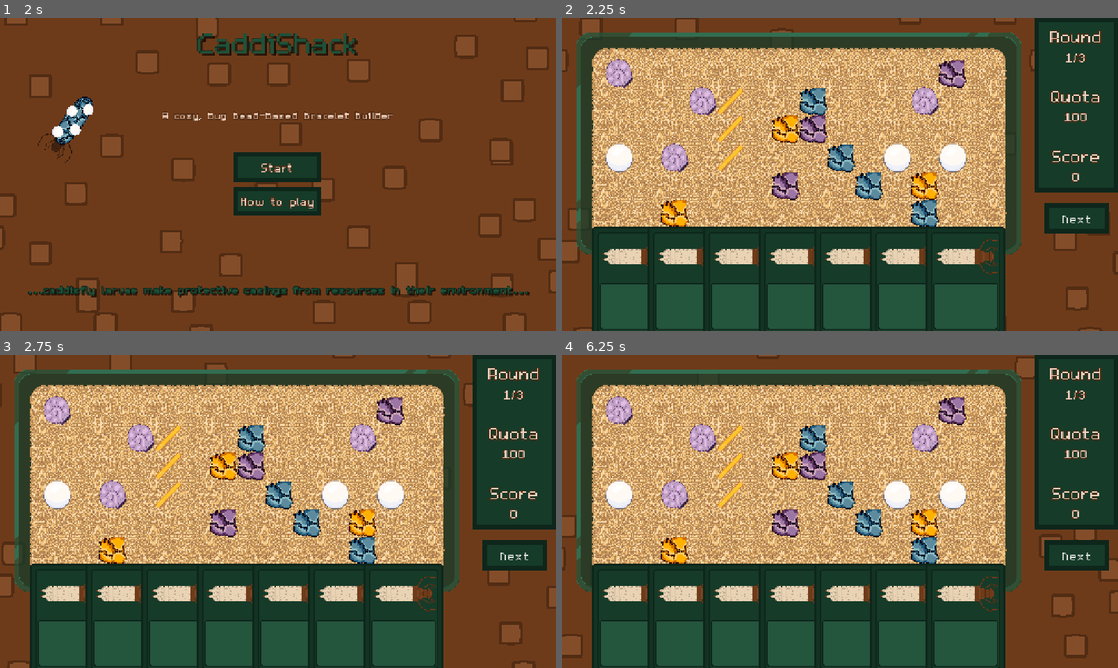
Above: before the commit, frames 1-4 (two rows, left to right).
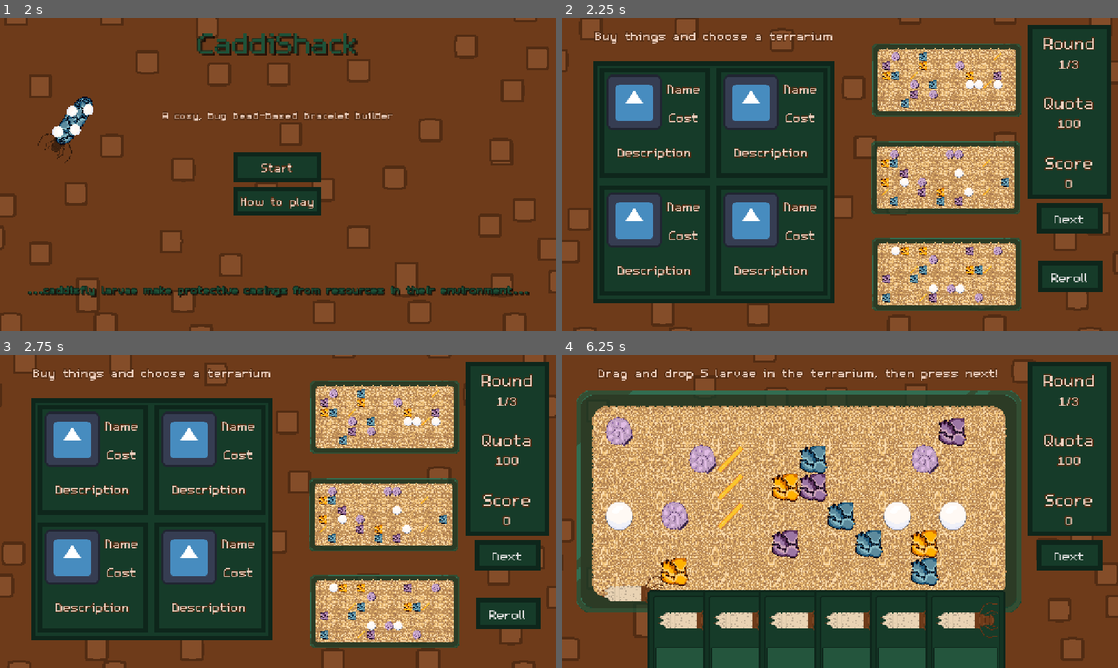
Above: after the commit, the same moments.

Repository: Splashy-Inc/caddishack
Game: Godot game, scene res://SCENES/screen_manager.tscn
Same seed, same stepped clock (60 frames per second), same inputs: the game is played once before the commit and once after it. The engine's default icon, where the game draws it, is replaced by a stand-in: a white triangle on a blue panel in a dark square.
Inputs (mouse positions are in pixels of both pictures, inside the frame that each line leads up to):
- Up to frame 1 (2 s): click "How to play" at 0.5 s; click "Back" at 1.25 s
- Up to frame 2 (2.25 s): click "Start" at 2 s
- Up to frame 3 (2.75 s): no input
- Up to frame 4 (6.25 s): click "Next" (after the commit: "Reroll") at 2.75 s; click "Next" at 3.5 s; click "Next" at 4.25 s; click "Next" at 5 s; move the mouse to (628, 617) at 5.77 s; press the mouse at (628, 617) at 5.78 s

Frame 1 is identical in both runs. In frame 2, 71% of the frame differs, in the area x 2-100%, y 0-100%; in frame 3, 71%; in frame 4, 58%.

Commit message:
Shop layout first pass

Diff:
--- a/EventBuses/ScreenEvents.gd
+++ b/EventBuses/ScreenEvents.gd
@@ -3,10 +3,14 @@
 signal screen_requested(screen_scene: PackedScene)
 signal pause_toggled(is_paused: bool, mouse_mode: Input.MouseMode)
 
-# TODO: Preload actual scene files (ideally UID) here
-var main_screens := {
-	"shop": PackedScene.new(),
-	"terrarium": PackedScene.new(),
+enum Screen {
+	SHOP,
+	TERRARIUM,
+}
+
+var screen_scenes := {
+	Screen.SHOP: preload("uid://b4x5r54x0yddx"),
+	Screen.TERRARIUM: preload("uid://2tvle0b4ckdc"),
 }
 
 # Called when the node enters the scene tree for the first time.
@@ -16,3 +20,9 @@
 # Called every frame. 'delta' is the elapsed time since the previous frame.
 func _process(delta: float) -> void:
 	pass
+
+func request_screen(screen_id: Screen):
+	match screen_id:
+		Screen.SHOP:
+			RunEvents.round_started.emit()
+	screen_requested.emit(screen_scenes[screen_id])
--- a/SCENES/GUI/run_info.tscn
+++ b/SCENES/GUI/run_info.tscn
@@ -19,10 +19,10 @@
 anchors_preset = 4
 anchor_top = 0.5
 anchor_bottom = 0.5
-offset_left = 1088.0
-offset_top = -360.0
-offset_right = 1280.0
-offset_bottom = 40.0
+offset_left = 1072.0
+offset_top = -344.0
+offset_right = 1264.0
+offset_bottom = 56.0
 grow_vertical = 2
 theme_override_styles/panel = SubResource("StyleBoxTexture_he5gc")
 script = ExtResource("2_isb0c")
--- a/SCENES/SHOP/shop_station.tscn
+++ b/SCENES/SHOP/shop_station.tscn
@@ -2,15 +2,407 @@
 
 [ext_resource type="Script" uid="uid://be2i47cqsfkjm" path="res://SCRIPTS/SHOP/shop_station.gd" id="1_n8e4a"]
 [ext_resource type="PackedScene" uid="uid://bf66yigpmnvq4" path="res://SCENES/station_background.tscn" id="2_ndlt6"]
-
-[sub_resource type="StyleBoxEmpty" id="StyleBoxEmpty_ytrc2"]
+[ext_resource type="PackedScene" uid="uid://dqdm71w8s3gpc" path="res://SCENES/GUI/run_info.tscn" id="3_x1p5w"]
+[ext_resource type="StyleBox" uid="uid://clyq3pof6wks3" path="res://RESOURCES/button_box_normal.tres" id="4_wresu"]
+[ext_resource type="StyleBox" uid="uid://b4ohcrep4kgqi" path="res://RESOURCES/button_box_hover.tres" id="5_r8xvt"]
+[ext_resource type="PackedScene" uid="uid://c1cnosvtgboi2" path="res://SCENES/TERRARIUM/terrarium.tscn" id="6_4d8e5"]
+[ext_resource type="Script" uid="uid://dv7obe1357845" path="res://RESOURCES/material_info.gd" id="7_ncq4r"]
+[ext_resource type="Script" uid="uid://cy8jm1sqi6nnc" path="res://RESOURCES/sand_material_info.gd" id="8_eyyre"]
+[ext_resource type="Script" uid="uid://cm33vxylxpkwp" path="res://RESOURCES/special_material_info.gd" id="9_iea1b"]
+[ext_resource type="Script" uid="uid://qiyyftxmq7nx" path="res://RESOURCES/terrarium_info.gd" id="10_klhbm"]
+[ext_resource type="Texture2D" uid="uid://cmuoseeihhp3q" path="res://ASSETS/Art/CRAFT_STATION/Run_Display.png" id="11_ncq4r"]
+[ext_resource type="Texture2D" uid="uid://b4n6irf1jephl" path="res://icon.svg" id="12_iea1b"]
+[ext_resource type="LabelSettings" uid="uid://tly00ucli80b" path="res://ASSETS/Font/gui_sublabel.tres" id="13_klhbm"]
+
+[sub_resource type="Resource" id="Resource_d1wso"]
+script = ExtResource("8_eyyre")
+color = 1
+
+[sub_resource type="Resource" id="Resource_jh2q2"]
+script = ExtResource("8_eyyre")
+color = 1
+
+[sub_resource type="Resource" id="Resource_lu261"]
+script = ExtResource("8_eyyre")
+color = 1
+
+[sub_resource type="Resource" id="Resource_06vpu"]
+script = ExtResource("8_eyyre")
+color = 2
+
+[sub_resource type="Resource" id="Resource_aypll"]
+script = ExtResource("8_eyyre")
+color = 2
+
+[sub_resource type="Resource" id="Resource_ct105"]
+script = ExtResource("8_eyyre")
+color = 2
+
+[sub_resource type="Resource" id="Resource_fnkbk"]
+script = ExtResource("8_eyyre")
+color = 3
+
+[sub_resource type="Resource" id="Resource_a2n2k"]
+script = ExtResource("8_eyyre")
+color = 3
+
+[sub_resource type="Resource" id="Resource_f7u7g"]
+script = ExtResource("8_eyyre")
+color = 3
+
+[sub_resource type="Resource" id="Resource_0cd06"]
+script = ExtResource("8_eyyre")
+color = 1
+metadata/_custom_type_script = "uid://cy8jm1sqi6nnc"
+
+[sub_resource type="Resource" id="Resource_8ls7a"]
+script = ExtResource("9_iea1b")
+type = 1
+
+[sub_resource type="Resource" id="Resource_2bpk4"]
+script = ExtResource("9_iea1b")
+type = 1
+
+[sub_resource type="Resource" id="Resource_g2uq7"]
+script = ExtResource("9_iea1b")
+type = 1
+
+[sub_resource type="Resource" id="Resource_ybw82"]
+script = ExtResource("9_iea1b")
+type = 2
+
+[sub_resource type="Resource" id="Resource_xq384"]
+script = ExtResource("9_iea1b")
+type = 2
+
+[sub_resource type="Resource" id="Resource_qn30w"]
+script = ExtResource("9_iea1b")
+type = 2
+
+[sub_resource type="Resource" id="Resource_nqhej"]
+script = ExtResource("9_iea1b")
+type = 3
+
+[sub_resource type="Resource" id="Resource_ttxry"]
+script = ExtResource("9_iea1b")
+type = 3
+
+[sub_resource type="Resource" id="Resource_ka58w"]
+script = ExtResource("9_iea1b")
+type = 3
+
+[sub_resource type="Resource" id="Resource_j45q7"]
+script = ExtResource("9_iea1b")
+type = 2
+metadata/_custom_type_script = "uid://cm33vxylxpkwp"
+
+[sub_resource type="Resource" id="Resource_iea1b"]
+resource_local_to_scene = true
+script = ExtResource("10_klhbm")
+materials = Array[ExtResource("7_ncq4r")]([SubResource("Resource_d1wso"), SubResource("Resource_jh2q2"), SubResource("Resource_lu261"), SubResource("Resource_06vpu"), SubResource("Resource_aypll"), SubResource("Resource_ct105"), SubResource("Resource_fnkbk"), SubResource("Resource_a2n2k"), SubResource("Resource_f7u7g"), SubResource("Resource_0cd06"), SubResource("Resource_8ls7a"), SubResource("Resource_2bpk4"), SubResource("Resource_g2uq7"), SubResource("Resource_ybw82"), SubResource("Resource_xq384"), SubResource("Resource_qn30w"), SubResource("Resource_nqhej"), SubResource("Resource_ttxry"), SubResource("Resource_ka58w"), SubResource("Resource_j45q7")])
+
+[sub_resource type="Resource" id="Resource_klhbm"]
+resource_local_to_scene = true
+script = ExtResource("10_klhbm")
+materials = Array[ExtResource("7_ncq4r")]([SubResource("Resource_d1wso"), SubResource("Resource_jh2q2"), SubResource("Resource_lu261"), SubResource("Resource_06vpu"), SubResource("Resource_aypll"), SubResource("Resource_ct105"), SubResource("Resource_fnkbk"), SubResource("Resource_a2n2k"), SubResource("Resource_f7u7g"), SubResource("Resource_0cd06"), SubResource("Resource_8ls7a"), SubResource("Resource_2bpk4"), SubResource("Resource_g2uq7"), SubResource("Resource_ybw82"), SubResource("Resource_xq384"), SubResource("Resource_qn30w"), SubResource("Resource_nqhej"), SubResource("Resource_ttxry"), SubResource("Resource_ka58w"), SubResource("Resource_j45q7")])
+
+[sub_resource type="Resource" id="Resource_7nvbo"]
+resource_local_to_scene = true
+script = ExtResource("10_klhbm")
+materials = Array[ExtResource("7_ncq4r")]([SubResource("Resource_d1wso"), SubResource("Resource_jh2q2"), SubResource("Resource_lu261"), SubResource("Resource_06vpu"), SubResource("Resource_aypll"), SubResource("Resource_ct105"), SubResource("Resource_fnkbk"), SubResource("Resource_a2n2k"), SubResource("Resource_f7u7g"), SubResource("Resource_0cd06"), SubResource("Resource_8ls7a"), SubResource("Resource_2bpk4"), SubResource("Resource_g2uq7"), SubResource("Resource_ybw82"), SubResource("Resource_xq384"), SubResource("Resource_qn30w"), SubResource("Resource_nqhej"), SubResource("Resource_ttxry"), SubResource("Resource_ka58w"), SubResource("Resource_j45q7")])
+
+[sub_resource type="StyleBoxTexture" id="StyleBoxTexture_eyyre"]
+texture = ExtResource("11_ncq4r")
+texture_margin_left = 16.0
+texture_margin_top = 16.0
+texture_margin_right = 16.0
+texture_margin_bottom = 16.0
+
+[sub_resource type="Animation" id="Animation_iea1b"]
+length = 0.001
+tracks/0/type = "value"
+tracks/0/imported = false
+tracks/0/enabled = true
+tracks/0/path = NodePath(".:position")
+tracks/0/interp = 1
+tracks/0/loop_wrap = true
+tracks/0/keys = {
+"times": PackedFloat32Array(0),
+"transitions": PackedFloat32Array(1),
+"update": 0,
+"values": [Vector2(0, 0)]
+}
+
+[sub_resource type="Animation" id="Animation_klhbm"]
+resource_name = "boink"
+tracks/0/type = "value"
+tracks/0/imported = false
+tracks/0/enabled = true
+tracks/0/path = NodePath(".:position")
+tracks/0/interp = 1
+tracks/0/loop_wrap = true
+tracks/0/keys = {
+"times": PackedFloat32Array(0.033333335, 1),
+"transitions": PackedFloat32Array(1, 1),
+"update": 0,
+"values": [Vector2(0, 0), Vector2(0, 0)]
+}
+
+[sub_resource type="AnimationLibrary" id="AnimationLibrary_7nvbo"]
+_data = {
+&"RESET": SubResource("Animation_iea1b"),
+&"boink": SubResource("Animation_klhbm")
+}
 
 [node name="Shop" type="Node" unique_id=1118303584]
 script = ExtResource("1_n8e4a")
 
 [node name="Craft_station_background" parent="." unique_id=282271410 instance=ExtResource("2_ndlt6")]
 
-[node name="PanelContainer" type="PanelContainer" parent="." unique_id=2008173131]
-offset_right = 1280.0
-offset_bottom = 720.0
-theme_override_styles/panel = SubResource("StyleBoxEmpty_ytrc2")
+[node name="RunInfo" parent="." unique_id=1126309375 instance=ExtResource("3_x1p5w")]
+
+[node name="NextButton" type="Button" parent="." unique_id=1027374767]
+offset_left = 1094.0
+offset_top = 426.0
+offset_right = 1243.0
+offset_bottom = 496.0
+size_flags_horizontal = 4
+size_flags_vertical = 8
+theme_override_font_sizes/font_size = 48
+theme_override_styles/normal = ExtResource("4_wresu")
+theme_override_styles/hover = ExtResource("5_r8xvt")
+text = "Next"
+
+[node name="NextButton2" type="Button" parent="." unique_id=1897749597]
+offset_left = 1095.0
+offset_top = 560.0
+offset_right = 1244.0
+offset_bottom = 630.0
+size_flags_horizontal = 4
+size_flags_vertical = 8
+theme_override_font_sizes/font_size = 48
+theme_override_styles/normal = ExtResource("4_wresu")
+theme_override_styles/hover = ExtResource("5_r8xvt")
+text = "Reroll"
+
+[node name="Terrarium" parent="." unique_id=1014177116 instance=ExtResource("6_4d8e5")]
+position = Vector2(885, 591)
+scale = Vector2(0.333, 0.333)
+info = SubResource("Resource_iea1b")
+
+[node name="Terrarium2" parent="." unique_id=1438258730 instance=ExtResource("6_4d8e5")]
+position = Vector2(884, 367)
+scale = Vector2(0.333, 0.333)
+info = SubResource("Resource_klhbm")
+
+[node name="Terrarium3" parent="." unique_id=1795957365 instance=ExtResource("6_4d8e5")]
+position = Vector2(885, 143)
+scale = Vector2(0.333, 0.333)
+info = SubResource("Resource_7nvbo")
+
+[node name="PanelContainer" type="PanelContainer" parent="." unique_id=591457517]
+offset_left = 72.0
+offset_top = 100.0
+offset_right = 628.0
+offset_bottom = 656.0
+theme_override_styles/panel = SubResource("StyleBoxTexture_eyyre")
+
+[node name="GridContainer" type="GridContainer" parent="PanelContainer" unique_id=1384013566]
+layout_mode = 2
+theme_override_constants/h_separation = 16
+theme_override_constants/v_separation = 16
+columns = 2
+
+[node name="PanelContainer2" type="PanelContainer" parent="PanelContainer/GridContainer" unique_id=725510710]
+layout_mode = 2
+size_flags_horizontal = 3
+size_flags_vertical = 3
+theme_override_styles/panel = SubResource("StyleBoxTexture_eyyre")
+
+[node name="VBoxContainer" type="VBoxContainer" parent="PanelContainer/GridContainer/PanelContainer2" unique_id=923609082]
+layout_mode = 2
+
+[node name="HBoxContainer" type="HBoxContainer" parent="PanelContainer/GridContainer/PanelContainer2/VBoxContainer" unique_id=1819791908]
+layout_mode = 2
+size_flags_vertical = 3
+
+[node name="TextureRect" type="TextureRect" parent="PanelContainer/GridContainer/PanelContainer2/VBoxContainer/HBoxContainer" unique_id=986474136]
+layout_mode = 2
+texture = ExtResource("12_iea1b")
+
+[node name="VBoxContainer" type="VBoxContainer" parent="PanelContainer/GridContainer/PanelContainer2/VBoxContainer/HBoxContainer" unique_id=8028245]
+layout_mode = 2
+size_flags_horizontal = 3
+
+[node name="Label" type="Label" parent="PanelContainer/GridContainer/PanelContainer2/VBoxContainer/HBoxContainer/VBoxContainer" unique_id=708487371]
+layout_mode = 2
+size_flags_vertical = 3
+text = "Name"
+label_settings = ExtResource("13_klhbm")
+horizontal_alignment = 1
+vertical_alignment = 1
+
+[node name="Label2" type="Label" parent="PanelContainer/GridContainer/PanelContainer2/VBoxContainer/HBoxContainer/VBoxContainer" unique_id=1410205870]
+layout_mode = 2
+size_flags_vertical = 3
+text = "Cost"
+label_settings = ExtResource("13_klhbm")
+horizontal_alignment = 1
+vertical_alignment = 1
+
+[node name="Label" type="Label" parent="PanelContainer/GridContainer/PanelContainer2/VBoxContainer" unique_id=1293560517]
+layout_mode = 2
+size_flags_vertical = 3
+text = "Description"
+label_settings = ExtResource("13_klhbm")
+horizontal_alignment = 1
+vertical_alignment = 1
+
+[node name="AnimationPlayer" type="AnimationPlayer" parent="PanelContainer/GridContainer/PanelContainer2" unique_id=571986284]
+libraries/ = SubResource("AnimationLibrary_7nvbo")
+
+[node name="PanelContainer3" type="PanelContainer" parent="PanelContainer/GridContainer" unique_id=927793215]
+layout_mode = 2
+size_flags_horizontal = 3
+size_flags_vertical = 3
+theme_override_styles/panel = SubResource("StyleBoxTexture_eyyre")
+
+[node name="VBoxContainer" type="VBoxContainer" parent="PanelContainer/GridContainer/PanelContainer3" unique_id=1397432540]
+layout_mode = 2
+
+[node name="HBoxContainer" type="HBoxContainer" parent="PanelContainer/GridContainer/PanelContainer3/VBoxContainer" unique_id=1245977324]
+layout_mode = 2
+size_flags_vertical = 3
+
+[node name="TextureRect" type="TextureRect" parent="PanelContainer/GridContainer/PanelContainer3/VBoxContainer/HBoxContainer" unique_id=815490602]
+layout_mode = 2
+texture = ExtResource("12_iea1b")
+
+[node name="VBoxContainer" type="VBoxContainer" parent="PanelContainer/GridContainer/PanelContainer3/VBoxContainer/HBoxContainer" unique_id=1375463578]
+layout_mode = 2
+size_flags_horizontal = 3
+
+[node name="Label" type="Label" parent="PanelContainer/GridContainer/PanelContainer3/VBoxContainer/HBoxContainer/VBoxContainer" unique_id=1611210579]
+layout_mode = 2
+size_flags_vertical = 3
+text = "Name"
+label_settings = ExtResource("13_klhbm")
+horizontal_alignment = 1
+vertical_alignment = 1
+
+[node name="Label2" type="Label" parent="PanelContainer/GridContainer/PanelContainer3/VBoxContainer/HBoxContainer/VBoxContainer" unique_id=187804123]
+layout_mode = 2
+size_flags_vertical = 3
+text = "Cost"
+label_settings = ExtResource("13_klhbm")
+horizontal_alignment = 1
+vertical_alignment = 1
+
+[node name="Label" type="Label" parent="PanelContainer/GridContainer/PanelContainer3/VBoxContainer" unique_id=516452299]
+layout_mode = 2
+size_flags_vertical = 3
+text = "Description"
+label_settings = ExtResource("13_klhbm")
+horizontal_alignment = 1
+vertical_alignment = 1
+
+[node name="PanelContainer4" type="PanelContainer" parent="PanelContainer/GridContainer" unique_id=1874199216]
+layout_mode = 2
+size_flags_horizontal = 3
+size_flags_vertical = 3
+theme_override_styles/panel = SubResource("StyleBoxTexture_eyyre")
+
+[node name="VBoxContainer" type="VBoxContainer" parent="PanelContainer/GridContainer/PanelContainer4" unique_id=1288514050]
+layout_mode = 2
+
+[node name="HBoxContainer" type="HBoxContainer" parent="PanelContainer/GridContainer/PanelContainer4/VBoxContainer" unique_id=971180817]
+layout_mode = 2
+size_flags_vertical = 3
+
+[node name="TextureRect" type="TextureRect" parent="PanelContainer/GridContainer/PanelContainer4/VBoxContainer/HBoxContainer" unique_id=2070908175]
+layout_mode = 2
+texture = ExtResource("12_iea1b")
+
+[node name="VBoxContainer" type="VBoxContainer" parent="PanelContainer/GridContainer/PanelContainer4/VBoxContainer/HBoxContainer" unique_id=1012037698]
+layout_mode = 2
+size_flags_horizontal = 3
+
+[node name="Label" type="Label" parent="PanelContainer/GridContainer/PanelContainer4/VBoxContainer/HBoxContainer/VBoxContainer" unique_id=1864702651]
+layout_mode = 2
+size_flags_vertical = 3
+text = "Name"
+label_settings = ExtResource("13_klhbm")
+horizontal_alignment = 1
+vertical_alignment = 1
+
+[node name="Label2" type="Label" parent="PanelContainer/GridContainer/PanelContainer4/VBoxContainer/HBoxContainer/VBoxContainer" unique_id=1694723584]
+layout_mode = 2
+size_flags_vertical = 3
+text = "Cost"
+label_settings = ExtResource("13_klhbm")
+horizontal_alignment = 1
+vertical_alignment = 1
+
+[node name="Label" type="Label" parent="PanelContainer/GridContainer/PanelContainer4/VBoxContainer" unique_id=1209417850]
+layout_mode = 2
+size_flags_vertical = 3
+text = "Description"
+label_settings = ExtResource("13_klhbm")
+horizontal_alignment = 1
+vertical_alignment = 1
+
+[node name="PanelContainer5" type="PanelContainer" parent="PanelContainer/GridContainer" unique_id=1796597380]
+layout_mode = 2
+size_flags_horizontal = 3
+size_flags_vertical = 3
+theme_override_styles/panel = SubResource("StyleBoxTexture_eyyre")
+
+[node name="VBoxContainer" type="VBoxContainer" parent="PanelContainer/GridContainer/PanelContainer5" unique_id=1674794251]
+layout_mode = 2
+
+[node name="HBoxContainer" type="HBoxContainer" parent="PanelContainer/GridContainer/PanelContainer5/VBoxContainer" unique_id=144605690]
+layout_mode = 2
+size_flags_vertical = 3
+
+[node name="TextureRect" type="TextureRect" parent="PanelContainer/GridContainer/PanelContainer5/VBoxContainer/HBoxContainer" unique_id=1467456483]
+layout_mode = 2
+texture = ExtResource("12_iea1b")
+
+[node name="VBoxContainer" type="VBoxContainer" parent="PanelContainer/GridContainer/PanelContainer5/VBoxContainer/HBoxContainer" unique_id=942589953]
+layout_mode = 2
+size_flags_horizontal = 3
+
+[node name="Label" type="Label" parent="PanelContainer/GridContainer/PanelContainer5/VBoxContainer/HBoxContainer/VBoxContainer" unique_id=947811635]
+layout_mode = 2
+size_flags_vertical = 3
+text = "Name"
+label_settings = ExtResource("13_klhbm")
+horizontal_alignment = 1
+vertical_alignment = 1
+
+[node name="Label2" type="Label" parent="PanelContainer/GridContainer/PanelContainer5/VBoxContainer/HBoxContainer/VBoxContainer" unique_id=1632247187]
+layout_mode = 2
+size_flags_vertical = 3
+text = "Cost"
+label_settings = ExtResource("13_klhbm")
+horizontal_alignment = 1
+vertical_alignment = 1
+
+[node name="Label" type="Label" parent="PanelContainer/GridContainer/PanelContainer5/VBoxContainer" unique_id=1458401233]
+layout_mode = 2
+size_flags_vertical = 3
+text = "Description"
+label_settings = ExtResource("13_klhbm")
+horizontal_alignment = 1
+vertical_alignment = 1
+
+[node name="Label" type="Label" parent="." unique_id=1709690206]
+offset_left = 75.0
+offset_top = 20.0
+offset_right = 624.0
+offset_bottom = 65.0
+text = "Buy things and choose a terrarium"
+label_settings = ExtResource("13_klhbm")
+
+[connection signal="pressed" from="NextButton" to="." method="_on_next_button_pressed"]
+[connection signal="pressed" from="NextButton2" to="." method="_on_next_button_pressed"]
--- a/SCENES/TERRARIUM/terrarium_station.tscn
+++ b/SCENES/TERRARIUM/terrarium_station.tscn
@@ -13,6 +13,7 @@
 [ext_resource type="Script" uid="uid://qiyyftxmq7nx" path="res://RESOURCES/terrarium_info.gd" id="9_s7cx1"]
 [ext_resource type="PackedScene" uid="uid://dac4l330kaphs" path="res://SCENES/LARVAE/card_hand.tscn" id="10_04exf"]
 [ext_resource type="PackedScene" uid="uid://l8c5hnvmqfwd" path="res://SCENES/TERRARIUM/bead_scorer.tscn" id="12_s7cx1"]
+[ext_resource type="LabelSettings" uid="uid://tly00ucli80b" path="res://ASSETS/Font/gui_sublabel.tres" id="14_vl60u"]
 
 [sub_resource type="Resource" id="Resource_d1wso"]
 script = ExtResource("7_ll8qw")
@@ -112,9 +113,9 @@
 [node name="RunInfo" parent="." unique_id=1126309375 instance=ExtResource("3_dugvo")]
 
 [node name="NextButton" type="Button" parent="." unique_id=513006651]
-offset_left = 1110.0
+offset_left = 1094.0
 offset_top = 426.0
-offset_right = 1259.0
+offset_right = 1243.0
 offset_bottom = 496.0
 size_flags_horizontal = 4
 size_flags_vertical = 8
@@ -124,15 +125,15 @@
 text = "Next"
 
 [node name="TerrariumPlaySlot" type="Marker2D" parent="." unique_id=208628432]
-position = Vector2(544, 288)
+position = Vector2(544, 337)
 
 [node name="TerrariumScoringSlot" type="Marker2D" parent="." unique_id=766007013]
 position = Vector2(354, 200)
 scale = Vector2(0.6, 0.6)
 
 [node name="Terrarium" parent="." unique_id=1014177116 instance=ExtResource("5_bnkvk")]
-position = Vector2(544, 288)
-info = SubResource("Resource_dugvo")
+position = Vector2(544, 337)
+info = SubResource("Resource_vl60u")
 
 [node name="CardSection" type="Node2D" parent="." unique_id=31290860]
 position = Vector2(640, 608)
@@ -145,7 +146,7 @@
 region_rect = Rect2(0, 0, 1280, 224)
 
 [node name="CardHand" parent="CardSection" unique_id=1587952838 instance=ExtResource("10_04exf")]
-position = Vector2(-96, 0)
+position = Vector2(-96, 61)
 
 [node name="CardHandler" parent="." unique_id=2084620106 instance=ExtResource("2_04exf")]
 
@@ -162,6 +163,14 @@
 offset_right = 500.0
 offset_bottom = -232.0
 
+[node name="StagePrompt" type="Label" parent="." unique_id=522983245]
+offset_left = 83.0
+offset_top = 20.0
+offset_right = 1004.0
+offset_bottom = 65.0
+text = "Drag and drop 5 larvae in the terrarium, then press next!"
+label_settings = ExtResource("14_vl60u")
+
 [connection signal="pressed" from="NextButton" to="." method="_on_next_button_pressed"]
 [connection signal="bead_limit_reached" from="Terrarium" to="." method="_on_terrarium_bead_limit_reached"]
 [connection signal="larvae_done" from="Terrarium" to="." method="_on_terrarium_larvae_done"]
--- a/SCRIPTS/GUI/start_button.gd
+++ b/SCRIPTS/GUI/start_button.gd
@@ -14,4 +14,4 @@
 
 func _on_pressed() -> void:
 	RunEvents.reset_run()
-	ScreenEvents.screen_requested.emit(scene_to_start)
+	ScreenEvents.request_screen(ScreenEvents.Screen.SHOP)
--- a/SCRIPTS/SHOP/shop_station.gd
+++ b/SCRIPTS/SHOP/shop_station.gd
@@ -9,3 +9,6 @@
 # Called every frame. 'delta' is the elapsed time since the previous frame.
 func _process(delta: float) -> void:
 	pass
+
+func _on_next_button_pressed() -> void:
+	ScreenEvents.request_screen(ScreenEvents.Screen.TERRARIUM)
--- a/SCRIPTS/TERRARIUM/terrarium_station.gd
+++ b/SCRIPTS/TERRARIUM/terrarium_station.gd
@@ -11,7 +11,6 @@
 @onready var terrarium_play_slot: Marker2D = $TerrariumPlaySlot
 
 func _ready() -> void:
-	RunEvents.round_started.emit()
 	terrarium.travel_to(terrarium_play_slot.transform)
 
 func _on_terrarium_larvae_done() -> void:
@@ -25,15 +24,16 @@
 
 func _on_next_button_pressed() -> void:
 	if bead_scorer.is_scoring_complete():
-		if RunEvents.increment_round():
-			terrarium.travel_to(terrarium_play_slot.transform)
-			terrarium.generate_materials()
-			bead_scorer.hide()
-			bead_scorer.reset()
-			card_hand.show()
-			card_hand.draw_cards(7)
-		else:
-			HUDEvents.main_menu_requested.emit()
+		ScreenEvents.request_screen(ScreenEvents.Screen.SHOP)
+		#if RunEvents.increment_round():
+			#terrarium.travel_to(terrarium_play_slot.transform)
+			#terrarium.generate_materials()
+			#bead_scorer.hide()
+			#bead_scorer.reset()
+			#card_hand.show()
+			#card_hand.draw_cards(7)
+		#else:
+			#HUDEvents.main_menu_requested.emit()
 	else:
 		terrarium.start_larvae(round_length)
 
@@ -45,14 +45,3 @@
 
 func _on_bead_scorer_beads_scored(score: int) -> void:
 	RunEvents.score_generated.emit(score)
-
-func _on_bead_scorer_scoring_finished() -> void:
-	if RunEvents.increment_round():
-		terrarium.travel_to(terrarium_play_slot.transform)
-		terrarium.generate_materials()
-		bead_scorer.hide()
-		bead_scorer.reset()
-		card_hand.show()
-		card_hand.draw_cards(7)
-	else:
-		HUDEvents.main_menu_requested.emit()
--- a/SCRIPTS/screen_manager.gd
+++ b/SCRIPTS/screen_manager.gd
@@ -13,6 +13,7 @@
 	HUDEvents.main_menu_requested.connect(_on_screen_requested)
 	HUDEvents.main_menu_requested.emit()
 	ScreenEvents.screen_requested.connect(_on_screen_requested)
+	RunEvents.round_max_reached.connect(_on_round_max_reached)
 
 # Called every frame. 'delta' is the elapsed time since the previous frame.
 func _process(delta):
@@ -31,3 +32,6 @@
 
 		screen = new_screen
 		HUDEvents.hide_menus_requested.emit()
+
+func _on_round_max_reached():
+	print("Max round reached!")
Not shown: 1 places in SCENES/TERRARIUM/terrarium_station.tscn that only renumber resources
